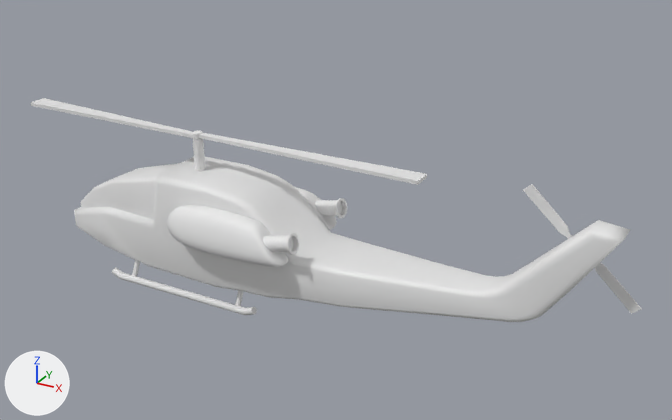
Before and after pictures for a commit that changed the FBX model Assets/Art-Assets/Dinand/Meshes/Heli/HeliBackup.fbx.
Camera for both pictures: a camera (50 mm lens) standing at (2.59, -4.24, 8.17) and looking at (0.17, 0.16, 5.98). Lighting does not change. The marker at lower left points along +X, +Y and +Z. The older version comes first.
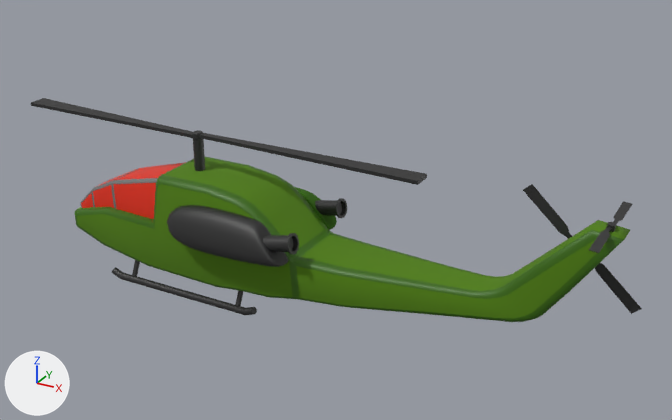
The change, as a list of edits to the scene's bpy script:
```text
Add mat_base:
    mat_base = principled_material('Base')
    mat_base.base_color = (0.0346, 0.136, 0.0)  # dark green #346700
    mat_base.roughness = 1.0
Add mat_material_001:
    mat_material_001 = principled_material('Material.001')
    mat_material_001.base_color = (0.8, 0.0255, 0.005)  # red #e72c10
Add mat_wings:
    mat_wings = principled_material('Wings')
    mat_wings.base_color = (0.024, 0.024, 0.024)  # black #2b2b2b
Add mat_base_001:
    mat_base_001 = principled_material('Base.001')
    mat_base_001.base_color = (0.0827, 0.218, 0.00119)  # green #518104
    mat_base_001.roughness = 1.0
Add mat_material_002:
    mat_material_002 = principled_material('Material.002')
    mat_material_002.base_color = (0.225, 0.225, 0.225)  # grey #828282
    mat_material_002.metallic = 0.476
    mat_material_002.roughness = 0.645
Add mat_material:
    mat_material = principled_material('Material')
    mat_material.base_color = (0.0397, 0.142, 0.0)  # dark green #386900
Change me_cylinder_011:
    used by ob_cylinder_011; location = (-0.337, 0.008, 5.787)
    remove me_cylinder_011.from_pydata(...)  # 1890 vertices, 1707 faces; spans x -1.65..2.29, y -0.38..0.37, z -0.45..0.6
    add me_cylinder_011.from_pydata(...)  # 2070 vertices, 1861 faces; spans x -1.65..2.29, y -0.38..0.37, z -0.45..0.6
    me_cylinder_011 part 1: the loose piece of 16 vertices spanning x 1.96..2.29, y 0.1, z 0.0..0.31 is copied, and the copy is multiplied about its middle by the matrix ((-0.52, 0.108, -0.567), (-0.573, 0.0, 0.525), (0.073, 0.769, 0.079)), then moved by (-0.02, -0.28, 0.35), in mat_wings (black #2b2b2b); it spans x 2.09..2.14, y -0.33..-0.02, z 0.5..0.51
    me_cylinder_011 part 2: the loose piece of 32 vertices spanning x 1.93..1.98, y 0.06..0.11, z 0.28..0.33 is copied, and the copy is multiplied about its middle by the matrix ((0.52, 0.108, 0.567), (0.573, 0.0, -0.525), (-0.073, 0.769, -0.079)), then moved by (0.16, -0.1, 0.19), in mat_wings (black #2b2b2b); it spans x 2.09..2.14, y -0.04..0.01, z 0.47..0.52
    me_cylinder_011 part 3: the loose piece of 16 vertices spanning x 1.96..2.29, y 0.1, z 0.0..0.31 is copied, and the copy is multiplied about its middle by the matrix ((0.52, 0.108, 0.567), (0.573, 0.0, -0.525), (-0.073, 0.769, -0.079)), then moved by (-0.01, 0.07, 0.35), in mat_wings (black #2b2b2b); it spans x 2.09..2.14, y 0.0..0.32, z 0.5..0.51
    me_cylinder_011 part 4: 15 vertices removed from x -1.32..-0.49, y -0.24..0.23, z -0.21..0.34; 95 vertices added at x -1.32..-0.46, y -0.24..0.23, z -0.21..0.34
    me_cylinder_011 part 5: 8 vertices removed from x 0.44..0.45, y -0.24..0.22, z -0.12..0.01; 44 vertices added at x 0.42..0.48, y -0.24..0.23, z -0.25..0.04
    me_cylinder_011 part 6: 48 faces spanning x -1.06..2.19, y -0.24..0.17, z -0.32..0.49 switch from no material to mat_base_001 (green #518104)
    me_cylinder_011 part 7: 1030 faces spanning x -1.65..2.29, y -0.38..0.33, z -0.45..0.6 switch from no material to mat_wings (black #2b2b2b)
    me_cylinder_011 part 8: 366 faces spanning x -1.05..2.12, y 0.08..0.37, z -0.28..0.45 switch from no material to mat_base (dark green #346700)
    me_cylinder_011 part 9: 150 faces spanning x -1.06..2.19, y -0.24..0.23, z -0.32..0.49 switch from no material to mat_material (dark green #386900)
    add me_cylinder_011.materials.append(mat_material_001)  # red #e72c10
    add me_cylinder_011.materials.append(mat_material_002)  # grey #828282
```

Pixel boxes [x1, y1, x2, y2] of what changed, in the pictures (672 x 420 px):
part 1 of me_cylinder_011, added: after [589, 226, 612, 253]
part 2 of me_cylinder_011, added: after [606, 222, 616, 232]
part 3 of me_cylinder_011, added: after [613, 201, 632, 224]
part 4 of me_cylinder_011, cut back: before [74, 157, 247, 231]; after [75, 157, 247, 245]
part 5 of me_cylinder_011, built on: before [263, 197, 371, 305]; after [263, 197, 371, 307]
part 6 of me_cylinder_011, recoloured (white to green): [103, 166, 630, 318] in both
part 7 of me_cylinder_011, recoloured: [31, 98, 642, 315] in both
part 8 of me_cylinder_011, recoloured (white to dark green): [295, 187, 337, 230] in both
part 9 of me_cylinder_011, recoloured: [103, 165, 624, 322] in both
